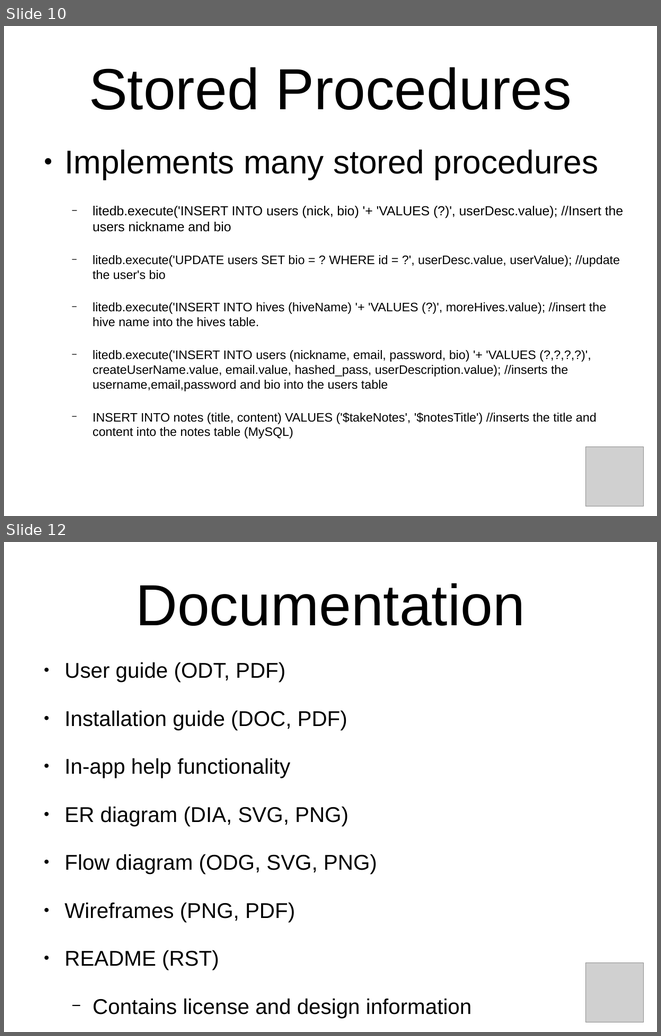
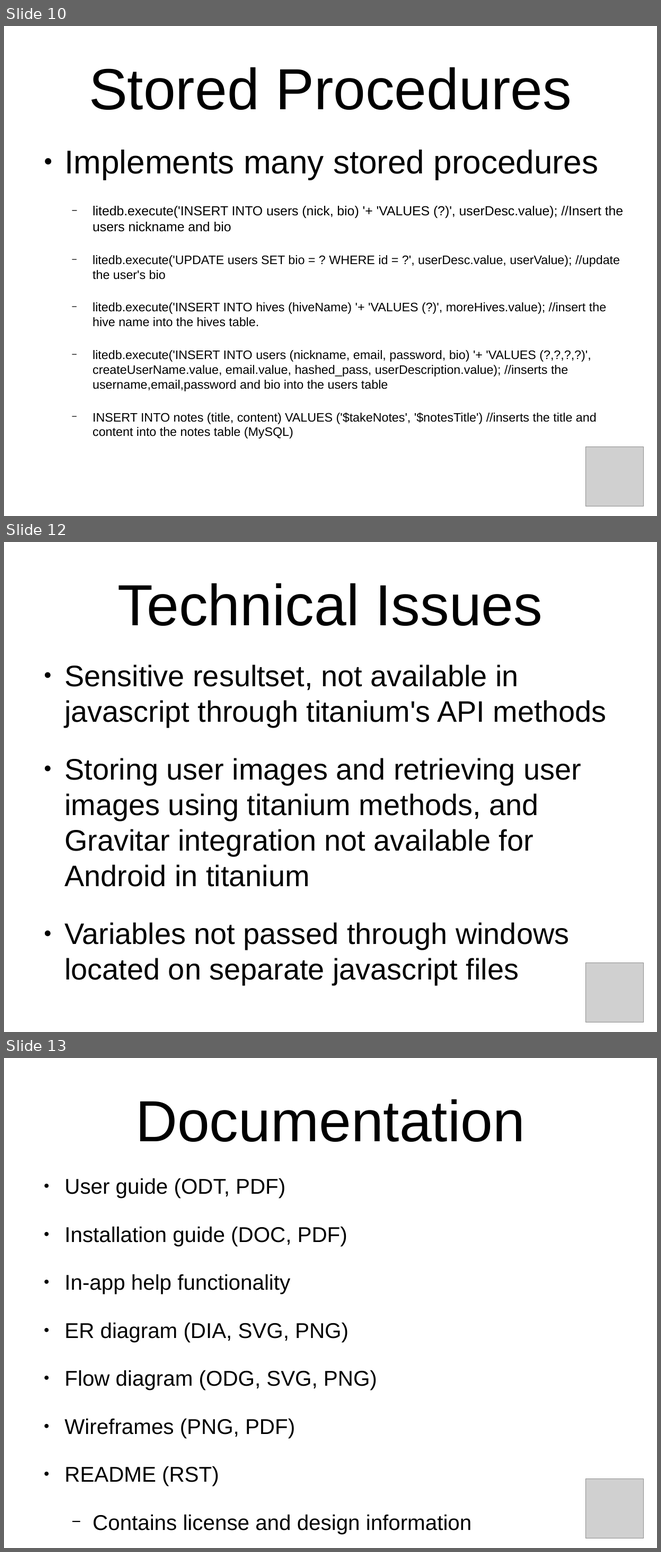
Before and after one commit to oddshocks/hivemind, a slide deck: docs/demo.odp. Shown one above the other, each under a label of ours: slides 10 and 12 before the commit, slides 10, 12 and 13 after it; the slides between them are not shown. The pictures are 661x1036 and 661x1552 pixels, drawn with LibreOffice and Linux fonts; fonts in the diff are those of the drawing; grey boxes stand for pictures; background and template pictures are left out. Boxes give left, top, right and bottom in pixels: in the first picture for what was removed or moved away, otherwise in the second. Text is boxed around its words. In the diff, an @@ line names an element or a change of style, - is before the commit and + after.

```diff
--- a/docs/demo.odp
+++ b/docs/demo.odp
@@ slide 12 added at (x1=4, y1=542, x2=657, y2=1032), background picture (left out) @@
@@ title added at (x1=118, y1=583, x2=543, y2=626), 70.4 pt, text #000000 @@
+Technical Issues
@@ text added at (x1=64, y1=664, x2=607, y2=985), 36 pt, text #000000 @@
+● Sensitive resultset, not available in javascript through titanium's API methods
+● Storing user images and retrieving user images using titanium methods, and Gravitar integration not available for Android in titanium
+● Variables not passed through windows located on separate javascript files
@@ picture added at (x1=586, y1=963, x2=644, y2=1022) @@
@@ what was slide 12 is now slide 13 @@
```
Also in this commit, not shown: 1 slide changed, 1 other file.
